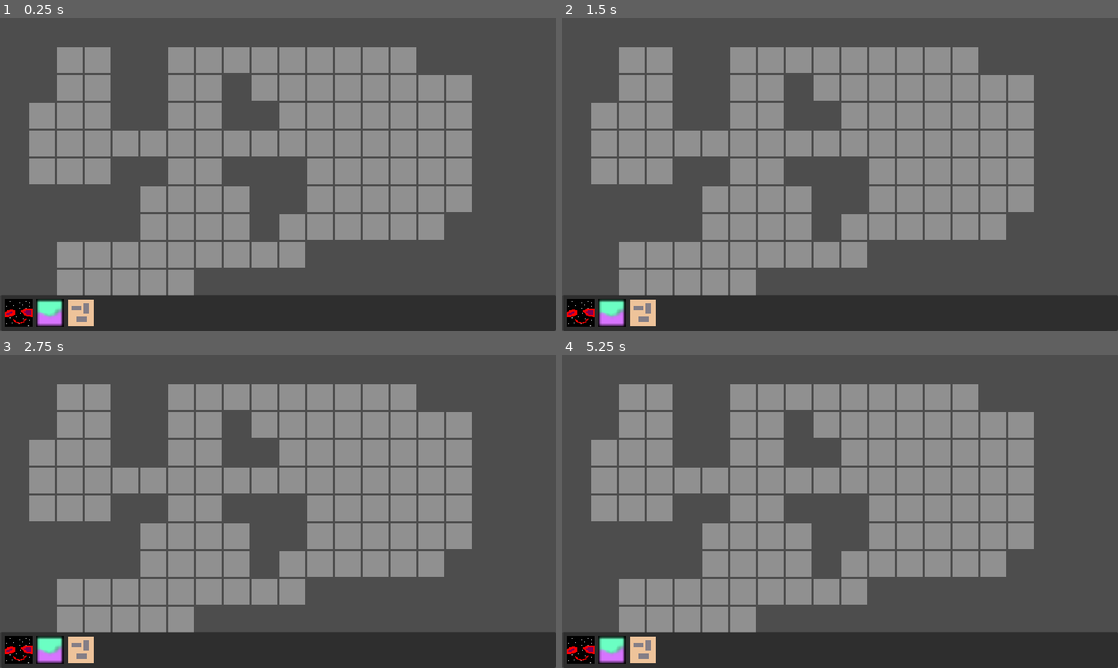
Above: before the commit, frames 1-4 (two rows, left to right).
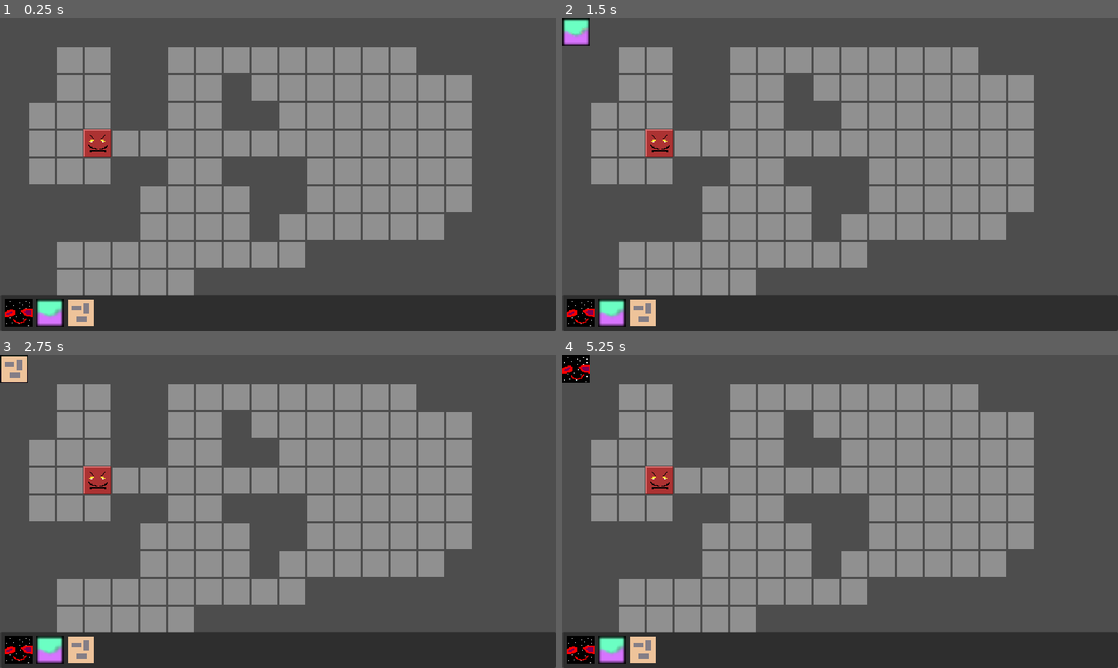
Above: after the commit, the same moments.

Repository: wilkesreid/new-game-project
Game: Godot game, scene res://main.tscn
Same seed, same stepped clock (60 frames per second), same inputs: the game is played once before the commit and once after it.
Inputs (mouse positions are in pixels of both pictures, inside the frame that each line leads up to):
- Up to frame 1 (0.25 s): no input
- Up to frame 2 (1.5 s): click (578, 312) at 0.5 s; click (612, 312) at 1.25 s
- Up to frame 3 (2.75 s): click (83, 649) at 2 s
- Up to frame 4 (5.25 s): click (578, 649) at 2.75 s; click (612, 649) at 3.5 s; click (645, 649) at 4.25 s; click (578, 649) at 5 s

The runs differ from the first frame. In frame 1, 0.4% of the frame differs, in the area x 15-20%, y 35-45%; in frame 2, 0.9%; in frame 3, 0.9%, in the area x 0-20%, y 0-45%; in frame 4, 0.9%.

Commit message:
working enemy movement

Diff:
--- a/asg.gd
+++ b/asg.gd
@@ -30,7 +30,13 @@
 	grid.set_point_solid(v, false)
 
 func is_point_solid(t : Vector2i) -> bool:
-	return grid.is_point_solid(t)
+	if grid.region.has_point(t):
+		return grid.is_point_solid(t)
+	return false
 
 func get_id_path(from : Vector2i, to : Vector2i) -> Array[Vector2i]:
-	return grid.get_id_path(from, to)
+	if grid.region.has_point(from) && grid.region.has_point(to):
+		var path = grid.get_id_path(from, to)
+		path.pop_front()
+		return path
+	return []
--- a/body.gd
+++ b/body.gd
@@ -1,6 +1,2 @@
 # Body component for unit
 class_name Body extends Placeable
-
-func _init(p : Vector2, t : Texture2D) -> void:
-  position = p
-  texture = t
--- a/create_ui.gd
+++ b/create_ui.gd
@@ -9,17 +9,16 @@
 		else:
 			hide())
 
+func create_at_selected(scene_path : String) -> void:
+	var instance = load(scene_path).instantiate()
+	instance.position = State.selected_coord()
+	get_tree().root.add_child(instance)
+
 func _on_derpy_button_pressed() -> void:
-	var unit = Derpy.new()
-	if State.is_selected:
-		State.add_at_selected(unit)
+	create_at_selected("res://units/derpy/derpy.tscn")
 
 func _on_mimi_button_pressed() -> void:
-	var unit = Mimi.new()
-	if State.is_selected:
-		State.add_at_selected(unit)
+	create_at_selected("res://units/mimi/mimi.tscn")
 
 func _on_constellation_button_pressed() -> void:
-	var unit = Constellation.new()
-	if State.is_selected:
-		State.add_at_selected(unit)
+	create_at_selected("res://units/constellation/constellation.tscn")
--- a/enemies.gd
+++ b/enemies.gd
@@ -3,4 +3,31 @@
 var enemies : Array[Unit] = []
 
 func _init():
-  print('enemies init')
+  State.on_set_phase(func (phase : State.PHASE) -> void:
+    if phase == State.PHASE.ENEMY:
+      for enemy in enemies:
+        move_algo(enemy)
+      State.set_phase(State.PHASE.MOVE)
+  )
+
+func move_algo(enemy : Enemy):
+  var path = get_closest_unit_path(enemy)
+  path.pop_back()
+  if path.size() == 0:
+    return
+  for i in range(min(enemy.moves, path.size())):
+    enemy.move_to(path[i])
+    await get_tree().create_timer(.1).timeout
+
+func get_closest_unit_path(enemy : Enemy):
+  var smallest_path : Array[Vector2i] = []
+  var units = State.map.values()
+  for unit in units:
+    if unit is Enemy or unit is Body:
+      continue
+    Asg.set_not_solid(unit.index)
+    var path = Asg.get_id_path(enemy.index, unit.index)
+    Asg.set_solid(unit.index)
+    if smallest_path.size() == 0 or path.size() < smallest_path.size():
+      smallest_path = path
+  return smallest_path
--- a/enemies/monstieur/monstieur.gd
+++ b/enemies/monstieur/monstieur.gd
@@ -1,7 +1,5 @@
-extends Enemy
+extends "res://enemy.gd"
 
-func _ready() -> void:
-  rs = preload("res://enemies/monstieur/monstieur.tscn")
-
+func _init() -> void:
+  body = load('res://enemies/monstieur/monstieur_body.tscn')
   speed = 2
-  super()
--- /dev/null
+++ b/enemies/monstieur/monstieur.tscn
@@ -0,0 +1,11 @@
+[gd_scene load_steps=3 format=3 uid="uid://djc5ql4hifktf"]
+
+[ext_resource type="Script" path="res://enemies/monstieur/monstieur.gd" id="1_vujsj"]
+[ext_resource type="Texture2D" uid="uid://br38c58bwdmnd" path="res://sprites/monstieur.png" id="2_2iele"]
+
+[node name="Monstieur" type="Node2D"]
+script = ExtResource("1_vujsj")
+
+[node name="Sprite2D" type="Sprite2D" parent="."]
+texture = ExtResource("2_2iele")
+centered = false
--- /dev/null
+++ b/enemies/monstieur/monstieur_body.tscn
@@ -0,0 +1,11 @@
+[gd_scene load_steps=3 format=3 uid="uid://dkjfwand2c22x"]
+
+[ext_resource type="Texture2D" uid="uid://dm77oaj36ek6a" path="res://sprites/monstieur_body.png" id="1_7j7rb"]
+[ext_resource type="Script" path="res://body.gd" id="1_p3gve"]
+
+[node name="MonstieurBody" type="Node2D"]
+script = ExtResource("1_p3gve")
+
+[node name="Sprite2D" type="Sprite2D" parent="."]
+texture = ExtResource("1_7j7rb")
+centered = false
--- a/enemy.gd
+++ b/enemy.gd
@@ -1,12 +1,5 @@
 class_name Enemy extends Unit
 
-func _init() -> void:
-  State.add_existing_unit(index(), self)
-  State.on_set_phase(func (phase : State.PHASE) -> void:
-    if phase == State.PHASE.ENEMY:
-      var path = Asg.get_id_path(position, position + Vector2i(speed, 0))
-      path.pop_front()
-      for tile in path:
-        move_to(tile)
-      State.set_phase(State.PHASE.MOVE)
-  )
+func _ready():
+  Enemies.enemies.append(self)
+  super()
--- a/main.gd
+++ b/main.gd
@@ -1,10 +1,6 @@
 extends Node2D
 
 @onready var target_texture = preload("res://sprites/target.png")
-@onready var up_arrow_texture = preload("res://ui/up_arrow.png")
-@onready var down_arrow_texture = preload("res://ui/down_arrow.png")
-@onready var left_arrow_texture = preload("res://ui/left_arrow.png")
-@onready var right_arrow_texture = preload("res://ui/right_arrow.png")
 
 var time : float
 var alpha : float = 0
@@ -31,17 +27,18 @@
 				State.is_phase(State.PHASE.MOVE)
 				and unit
 				and unit is Unit
+				and unit is not Enemy
+				and !Asg.is_point_solid(Coord.mouse_index())
 				and !State.has_at_mouse()
 			):
 				var path = Asg.get_id_path(State.selected, Coord.mouse_index())
-				path.pop_front() # path by default includes tile unit is already on
 				# move the selected unit if we can
 				if path.size() <= unit.speed:
 					State.clear_selection()
 					for tile in path:
 						unit.move_to(tile)
 						await get_tree().create_timer(.1).timeout
-					State.select_index(unit.index())
+					State.select_index(unit.index)
 				else:
 					State.select_at_mouse()
 			else:
@@ -68,16 +65,10 @@
 	if $TileMapLayer.has_tile_at(iv):
 		draw_rect(Rect2(Coord.index_to_coord(iv), Coord.grid_cell), Color(1, 1, 1, alpha), false, 2)
 
-	# draw things on grid
-	for pos in State.map:
-		var thing = State.at(pos)
-		if thing != null:
-			draw_texture_rect(thing.texture, Rect2i(Coord.index_to_coord(thing.position), Coord.grid_cell), false)
-
 	# if any tile is selected
 	if State.is_selected:
 		# draw flashing blue rect around selected tile
-		draw_rect(Rect2(State.selected_coords(), Coord.grid_cell), Color(0, 1, 1, alpha), false, 2)
+		draw_rect(Rect2(State.selected_coord(), Coord.grid_cell), Color(0, 1, 1, alpha), false, 2)
 
 		# if a unit is at the selected tile
 		var unit = State.at_selected()
@@ -88,11 +79,11 @@
 			if State.is_phase(State.PHASE.MOVE):
 				# draw red path from unit to mouse
 				if (
-					$TileMapLayer.has_tile_at(Coord.mouse_index()) and
+					unit is not Enemy and
+					!Asg.is_point_solid(Coord.mouse_index()) and
 					!State.has_at_mouse()
 				):
 					var p = Asg.get_id_path(State.selected, Coord.mouse_index())
-					p.pop_front()
 					if p.size() <= moves:
 						for i in p:
 							draw_rect(Rect2(Coord.index_to_coord(i), Coord.grid_cell), Color(1, 0, 0, .5), true)
@@ -101,9 +92,8 @@
 				for x in range(-1 * speed, speed + 1):
 					for y in range(-1 * speed, speed + 1):
 						var t = State.selected + Vector2i(x, y)
-						if $TileMapLayer.has_tile_at(t):
+						if !Asg.is_point_solid(t):
 							var path = Asg.get_id_path(State.selected, t)
-							path.pop_front()
 							var ti = State.selected + Vector2i(x, y)
 							if $TileMapLayer.has_tile_at(ti) && path.size() > 0 && path.size() <= moves:
 								draw_texture(target_texture, Coord.index_to_coord(ti))
@@ -113,13 +103,3 @@
 
 func is_mouse_in_grid() -> bool:
 	return $TileMapLayer.get_used_rect().has_point(Coord.mouse_index())
-
-func draw_movement_arrows(index : Vector2i) -> void:
-	var up_neighbor = index + Vector2i(0, -1)
-	var up_neighbor_coord = Coord.index_to_coord(up_neighbor)
-	var up_arrow_alpha = 1. if Coord.mouse_index() == up_neighbor else .6
-	draw_texture_rect(up_arrow_texture, Rect2i(up_neighbor_coord, Coord.grid_cell), false, Color(1, 1, 1, up_arrow_alpha))
-
-	draw_texture_rect(down_arrow_texture, Rect2i(Coord.index_to_coord(State.selected + Vector2i(0, 1)), Coord.grid_cell), false, Color(1, 1, 1, 1. if Coord.mouse_index() == State.selected + Vector2i(0, 1) else .6))
-	draw_texture_rect(left_arrow_texture, Rect2i(Coord.index_to_coord(State.selected + Vector2i(-1, 0)), Coord.grid_cell), false, Color(1, 1, 1, 1. if Coord.mouse_index() == State.selected + Vector2i(-1, 0) else .6))
-	draw_texture_rect(right_arrow_texture, Rect2i(Coord.index_to_coord(State.selected + Vector2i(1, 0)), Coord.grid_cell), false, Color(1, 1, 1, 1. if Coord.mouse_index() == State.selected + Vector2i(1, 0) else .6))
--- a/main.tscn
+++ b/main.tscn
@@ -1,9 +1,10 @@
-[gd_scene load_steps=7 format=4 uid="uid://r8aamwenkniq"]
+[gd_scene load_steps=8 format=4 uid="uid://r8aamwenkniq"]
 
 [ext_resource type="Script" path="res://main.gd" id="1_6xwgr"]
 [ext_resource type="Texture2D" uid="uid://cbtaopl0tp0p0" path="res://sprites/tile.png" id="2_72d4w"]
 [ext_resource type="Script" path="res://tile_map_layer.gd" id="3_j7jyc"]
 [ext_resource type="PackedScene" uid="uid://dbkcerqtkko2v" path="res://create_ui.tscn" id="4_a7hnr"]
+[ext_resource type="PackedScene" uid="uid://djc5ql4hifktf" path="res://enemies/monstieur/monstieur.tscn" id="4_n5dff"]
 
 [sub_resource type="TileSetAtlasSource" id="TileSetAtlasSource_aa8il"]
 texture = ExtResource("2_72d4w")
@@ -33,3 +34,6 @@
 
 [node name="UI" parent="Control" instance=ExtResource("4_a7hnr")]
 layout_mode = 1
+
+[node name="Monstieur" parent="Control" instance=ExtResource("4_n5dff")]
+position = Vector2(96, 128)
--- a/placeable.gd
+++ b/placeable.gd
@@ -1,4 +1,10 @@
-class_name Placeable
+class_name Placeable extends Node2D
 
-var texture : Texture2D
-var position : Vector2i
+var index : Vector2i:
+  get:
+    return Coord.coord_to_index(position)
+  set(value):
+    position = Coord.index_to_coord(value)
+
+func _ready() -> void:
+  State.add(index, self)
--- a/state.gd
+++ b/state.gd
@@ -10,7 +10,7 @@
 
 ## Selection
 
-func selected_coords() -> Vector2i:
+func selected_coord() -> Vector2i:
 	return Coord.index_to_coord(selected)
 
 func select_at_mouse() -> void:
@@ -33,9 +33,11 @@
 
 func add(pos : Vector2i, thing : Placeable):
 	remove(pos)
-	thing.position = pos
+	thing.index = pos
 	map[pos] = thing
 	Asg.set_solid(pos)
+	if !thing.is_inside_tree():
+		get_tree().root.add_child(thing)
 
 func remove(pos : Vector2i):
 	if has(pos):
@@ -82,7 +84,6 @@
 	return _phase == phase
 
 func set_phase(new_phase: PHASE) -> void:
-	print('set phase to ', new_phase)
 	if !can_goto_phase(new_phase):
 		return # TODO: show why we can't go to the next phase
 	_phase = new_phase
--- a/unit.gd
+++ b/unit.gd
@@ -1,16 +1,17 @@
 class_name Unit extends Placeable
 
-var sprite_body : Texture2D
+var body : Resource
 var speed : int = 1
 var max_size : int = 2
 var body_queue : Array[Body] = []
 
-func _init() -> void:
+func _ready() -> void:
   moves = speed
   State.on_set_phase(func (phase : State.PHASE) -> void:
     if phase == State.PHASE.MOVE:
       moves = speed
   )
+  super()
 
 func inc_speed() -> void:
   speed += 1
@@ -34,23 +35,22 @@
 func push_body_queue(segment : Body) -> void:
   body_queue.push_back(segment)
 
-func index() -> Vector2i:
-  return position
-
 # assumes we're moving one step at a time
-func move_to(target : Vector2) -> void:
+func move_to(target : Vector2i) -> void:
   if moves == 0:
     return
-  var from = position
+  var from = index
   State.move(from, target)
+  position = Coord.index_to_coord(target)
   dec_moves()
   if max_size > 1:
-    var new_segment = Body.new(from, sprite_body)
+    var new_segment = body.instantiate()
+    new_segment.index = from
     State.add(from, new_segment)
     push_body_queue(new_segment)
     if !is_max_size():
-      print('not max size yet, ', size, ' of ', max_size)
       inc_size()
     else:
       var old_segment = pop_body_queue()
-      State.remove(old_segment.position)
+      State.remove(old_segment.index)
+      old_segment.queue_free()
--- a/units/constellation/constellation.gd
+++ b/units/constellation/constellation.gd
@@ -1,8 +1,7 @@
 class_name Constellation extends Unit
 
-func _init() -> void:
-	texture = load('res://sprites/constellation.png')
-	sprite_body = load('res://sprites/constellation_body.png')
+func _ready() -> void:
+	body = load('res://units/constellation/constellation_body.tscn')
 	speed = 5
 	max_size = 5
 	super()
--- /dev/null
+++ b/units/constellation/constellation.tscn
@@ -0,0 +1,11 @@
+[gd_scene load_steps=3 format=3 uid="uid://db8pplxrbgdg5"]
+
+[ext_resource type="Script" path="res://units/constellation/constellation.gd" id="1_j03q5"]
+[ext_resource type="Texture2D" uid="uid://cnd703a23gcb8" path="res://sprites/constellation.png" id="2_5675g"]
+
+[node name="Constellation" type="Node2D"]
+script = ExtResource("1_j03q5")
+
+[node name="Sprite2D" type="Sprite2D" parent="."]
+texture = ExtResource("2_5675g")
+centered = false
--- /dev/null
+++ b/units/constellation/constellation_body.tscn
@@ -0,0 +1,11 @@
+[gd_scene load_steps=3 format=3 uid="uid://bmcjaqe83ojf4"]
+
+[ext_resource type="Texture2D" uid="uid://dm3n4162e1hk" path="res://sprites/constellation_body.png" id="1_b22ce"]
+[ext_resource type="Script" path="res://body.gd" id="1_dnc44"]
+
+[node name="ConstellationBody" type="Node2D"]
+script = ExtResource("1_dnc44")
+
+[node name="Sprite2D" type="Sprite2D" parent="."]
+texture = ExtResource("1_b22ce")
+centered = false
--- a/units/derpy/derpy.gd
+++ b/units/derpy/derpy.gd
@@ -1,8 +1,7 @@
 class_name Derpy extends Unit
 
-func _init() -> void:
-  texture = load('res://sprites/derpy.png')
-  sprite_body = load('res://sprites/derpy_body.png')
+func _ready() -> void:
+  body = load('res://units/derpy/derpy_body.tscn')
   speed = 4
   max_size = 3
   super()
--- /dev/null
+++ b/units/derpy/derpy.tscn
@@ -0,0 +1,11 @@
+[gd_scene load_steps=3 format=3 uid="uid://bvi47nrnfhb0b"]
+
+[ext_resource type="Texture2D" uid="uid://dcoo3c3c7lyf4" path="res://sprites/derpy.png" id="1_1ku16"]
+[ext_resource type="Script" path="res://units/derpy/derpy.gd" id="1_267cl"]
+
+[node name="Derpy" type="Node2D"]
+script = ExtResource("1_267cl")
+
+[node name="Sprite2D" type="Sprite2D" parent="."]
+texture = ExtResource("1_1ku16")
+centered = false
--- /dev/null
+++ b/units/derpy/derpy_body.tscn
@@ -0,0 +1,11 @@
+[gd_scene load_steps=3 format=3 uid="uid://dpchyp013x7j"]
+
+[ext_resource type="Script" path="res://body.gd" id="1_42efd"]
+[ext_resource type="Texture2D" uid="uid://boqkichfcrh4j" path="res://sprites/derpy_body.png" id="1_khia4"]
+
+[node name="DerpyBody" type="Node2D"]
+script = ExtResource("1_42efd")
+
+[node name="Sprite2D" type="Sprite2D" parent="."]
+texture = ExtResource("1_khia4")
+centered = false
--- a/units/mimi/mimi.gd
+++ b/units/mimi/mimi.gd
@@ -1,7 +1,6 @@
 class_name Mimi extends Unit
 
-func _init() -> void:
-	texture = load('res://sprites/mimi.png')
-	sprite_body = load('res://sprites/mimi.png')
+func _ready() -> void:
+	body = load('res://units/mimi/mimi_body.tscn')
 	speed = 2
 	super()
--- /dev/null
+++ b/units/mimi/mimi.tscn
@@ -0,0 +1,11 @@
+[gd_scene load_steps=3 format=3 uid="uid://kelppoylw7r5"]
+
+[ext_resource type="Texture2D" uid="uid://bvuxwqkjvmu0m" path="res://sprites/mimi.png" id="1_u030v"]
+[ext_resource type="Script" path="res://units/mimi/mimi.gd" id="1_ykgew"]
+
+[node name="Mimi" type="Node2D"]
+script = ExtResource("1_ykgew")
+
+[node name="Sprite2D" type="Sprite2D" parent="."]
+texture = ExtResource("1_u030v")
+centered = false
--- /dev/null
+++ b/units/mimi/mimi_body.tscn
@@ -0,0 +1,11 @@
+[gd_scene load_steps=3 format=3 uid="uid://dauomkc0dea0e"]
+
+[ext_resource type="Texture2D" uid="uid://bvuxwqkjvmu0m" path="res://sprites/mimi.png" id="1_crat0"]
+[ext_resource type="Script" path="res://body.gd" id="1_oc4qs"]
+
+[node name="MimiBody" type="Node2D"]
+script = ExtResource("1_oc4qs")
+
+[node name="Sprite2D" type="Sprite2D" parent="."]
+texture = ExtResource("1_crat0")
+centered = false
